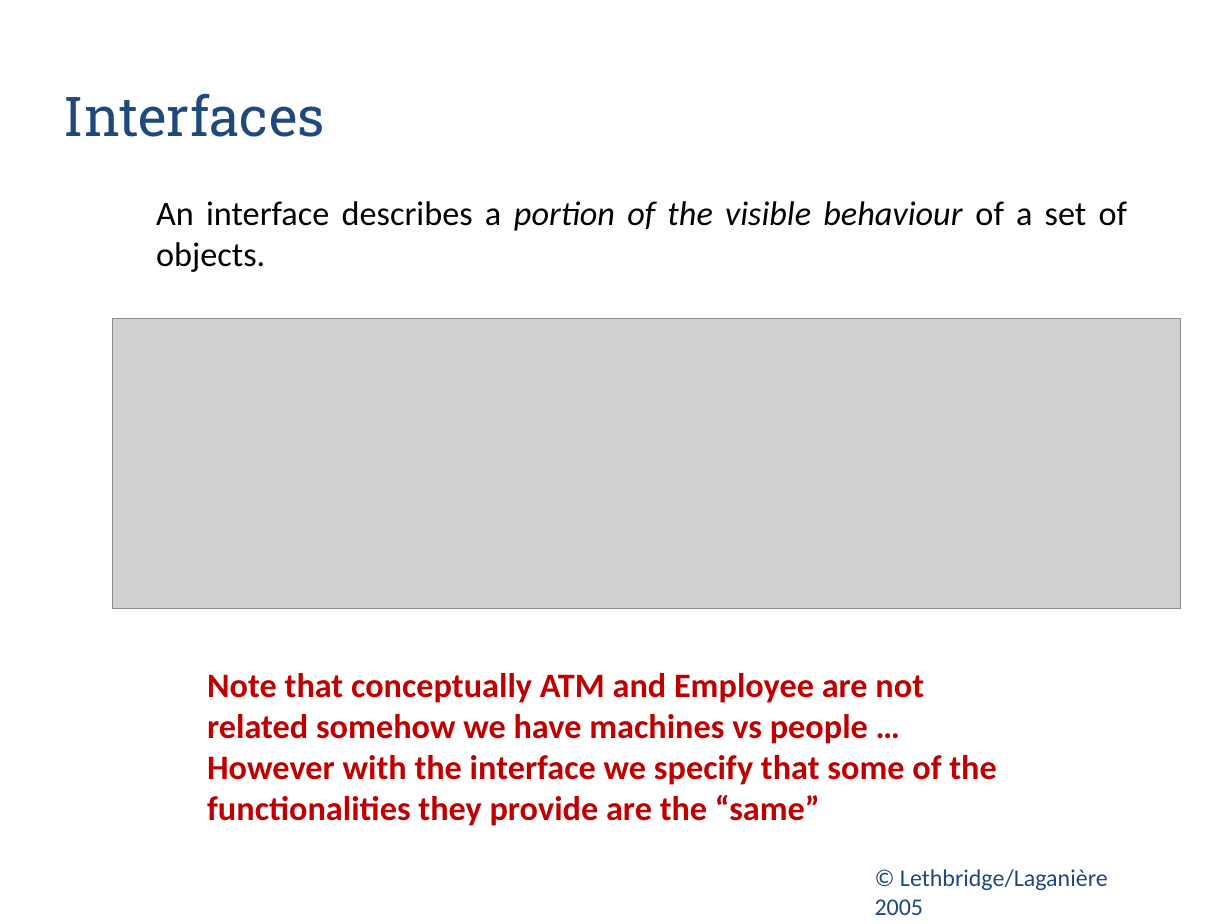
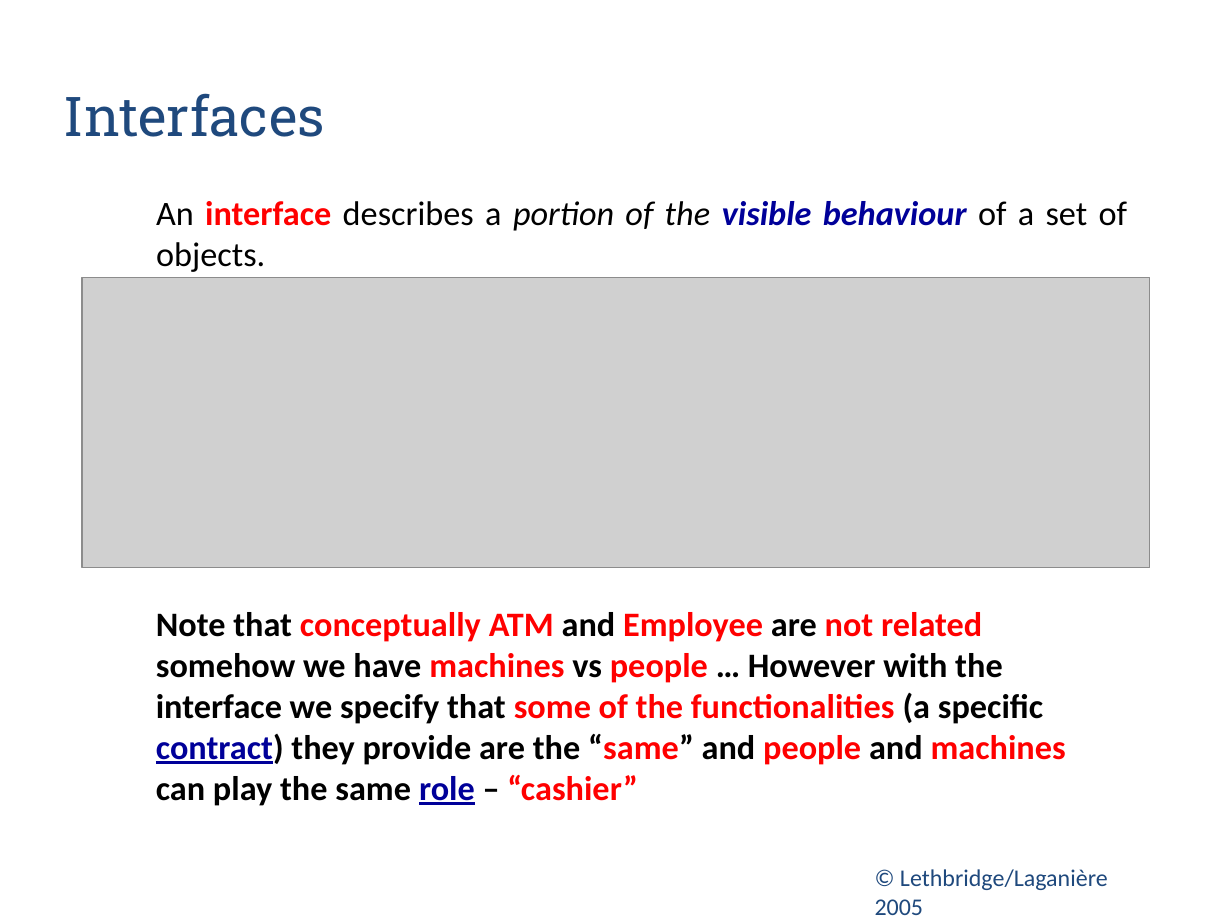
Before and after one commit to zarras/myy803-slides, a slide deck: slide 20 of 5-SoftEng-Modeling.ppt (slide 28 before the commit). Drawn at 1232x924 pixels with LibreOffice and Linux fonts; fonts in the diff are those of the drawing; grey boxes stand for pictures. Boxes give left, top, right and bottom in pixels: in the first picture for what was removed or moved away, otherwise in the second. Text is boxed around its words. In the diff, an @@ line names an element or a change of style, - is before the commit and + after.

```diff
--- a/5-SoftEng-Modeling.ppt
+++ b/5-SoftEng-Modeling.ppt
@@ text "An interface describes a portion ..." at (x1=156, y1=201, x2=1128, y2=272): text colour #000000 to #FF0000 in "interface"; text colour #000000 to #000099 in "visible behaviour"; bold on in "interface visible behaviour" @@
@@ picture moved from (x1=113, y1=318, x2=1181, y2=609) to (x1=83, y1=277, x2=1151, y2=568) @@
@@ text at (x1=156, y1=612, x2=1066, y2=806): text changed; text colour #C00000 to #000000 @@
-Note that conceptually ATM and Employee are not related somehow we have machines vs people … However with the interface we specify that some of the functionalities they provide are the “same”
+Note that conceptually ATM and Employee are not related somehow we have machines vs people … However with the interface we specify that some of the functionalities (a specific contract) they provide are the “same” and people and machines can play the same role – “cashier”
```
Also in this commit, not shown: 11 other slides changed, 3 slides added, 6 other files.
